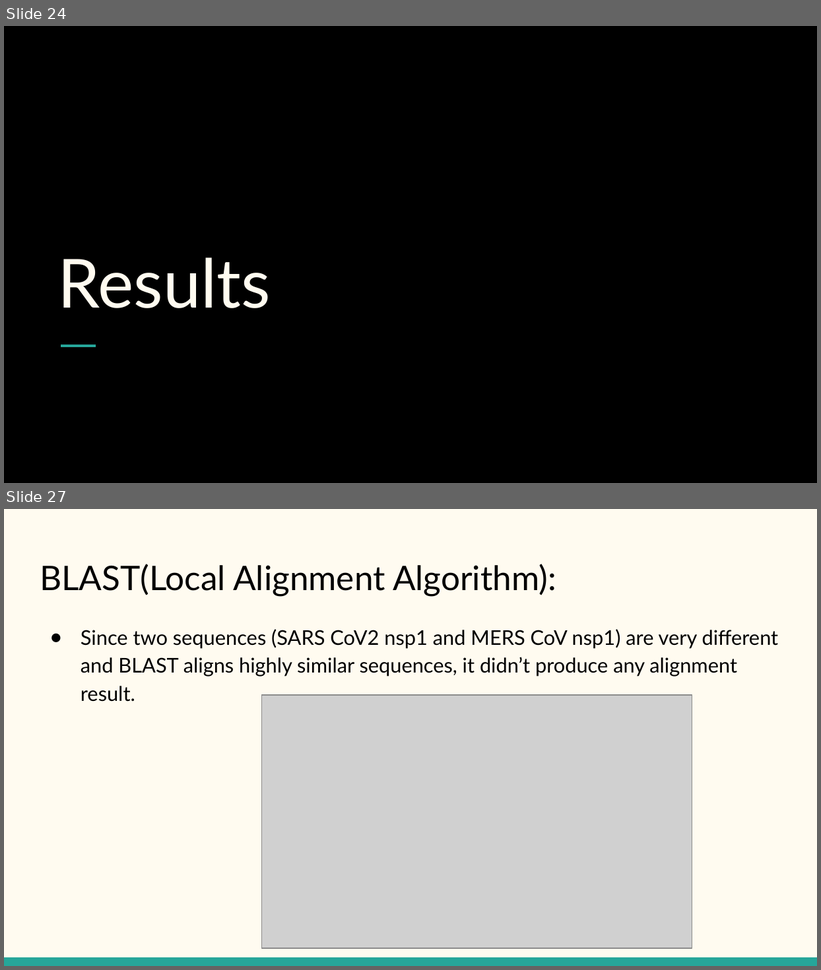
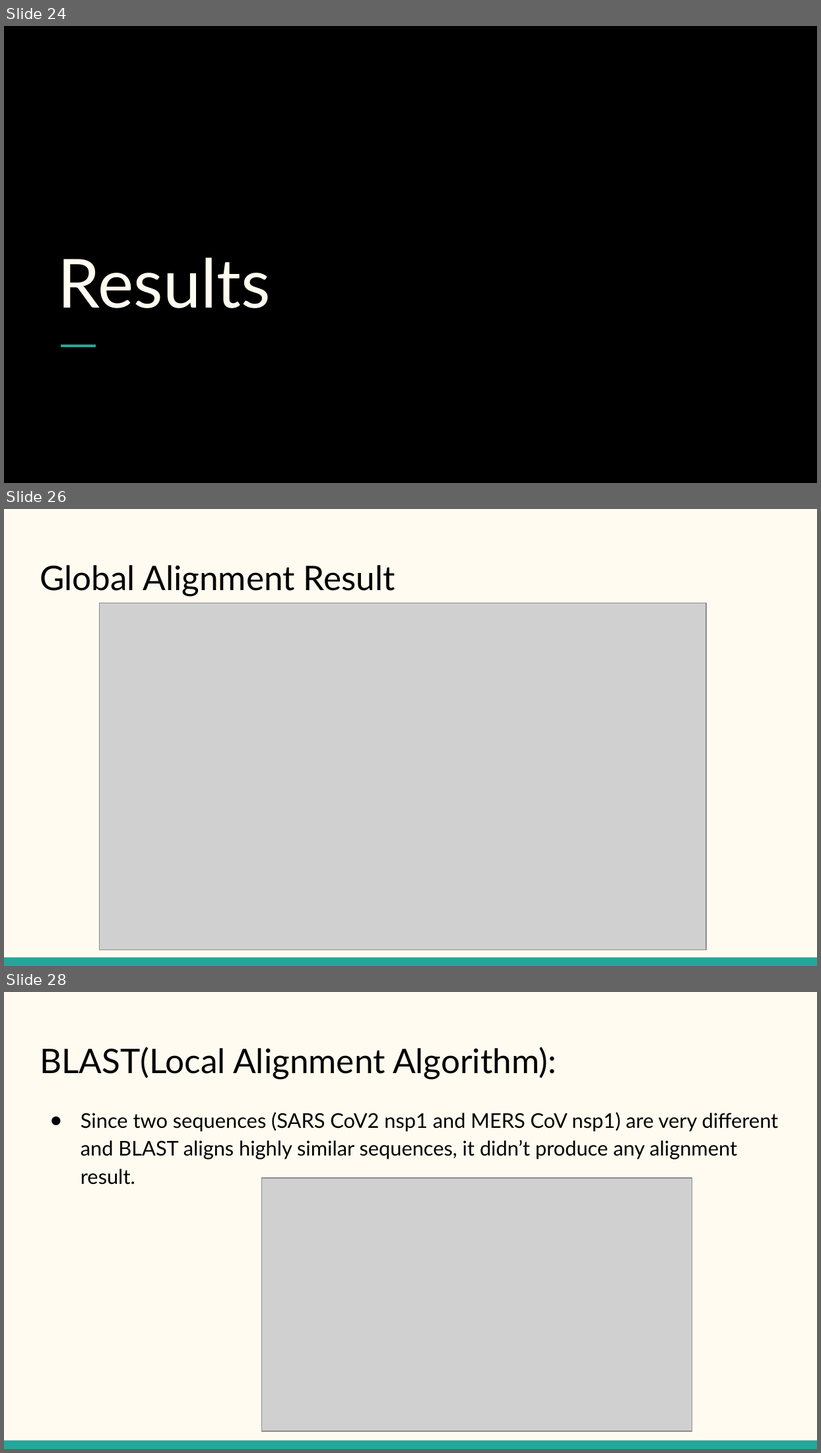
Before and after one commit to yuvrajsubedi59/BioInfo-Project2, a slide deck: Presentation.pptx. Shown one above the other, each under a label of ours: slides 24 and 27 before the commit, slides 24, 26 and 28 after it; the slides between them are not shown. The pictures are 821x970 and 821x1453 pixels, drawn with LibreOffice and Linux fonts; fonts in the diff are those of the drawing; grey boxes stand for pictures. Boxes give left, top, right and bottom in pixels: in the first picture for what was removed or moved away, otherwise in the second. Text is boxed around its words. In the diff, an @@ line names an element or a change of style, - is before the commit and + after.

Commit message:
Fix alignment scores
Fixed alignment scores from -1 for gap to -2 for gap
fixed powerpoint slides change by new alignment score

```diff
--- a/Presentation.pptx
+++ b/Presentation.pptx
@@ slide 26 added at [4,509,817,966], background #FFFBF0; not listed: 1 template element that a slide beside it also shows @@
@@ title added at [40,565,395,597], 30 pt, text #000000 @@
+Global Alignment Result
@@ picture added at [100,603,706,951] @@
@@ what was slide 27 is now slide 28 @@
```
Also in this commit, not shown: 4 slides changed, 1 other file.
